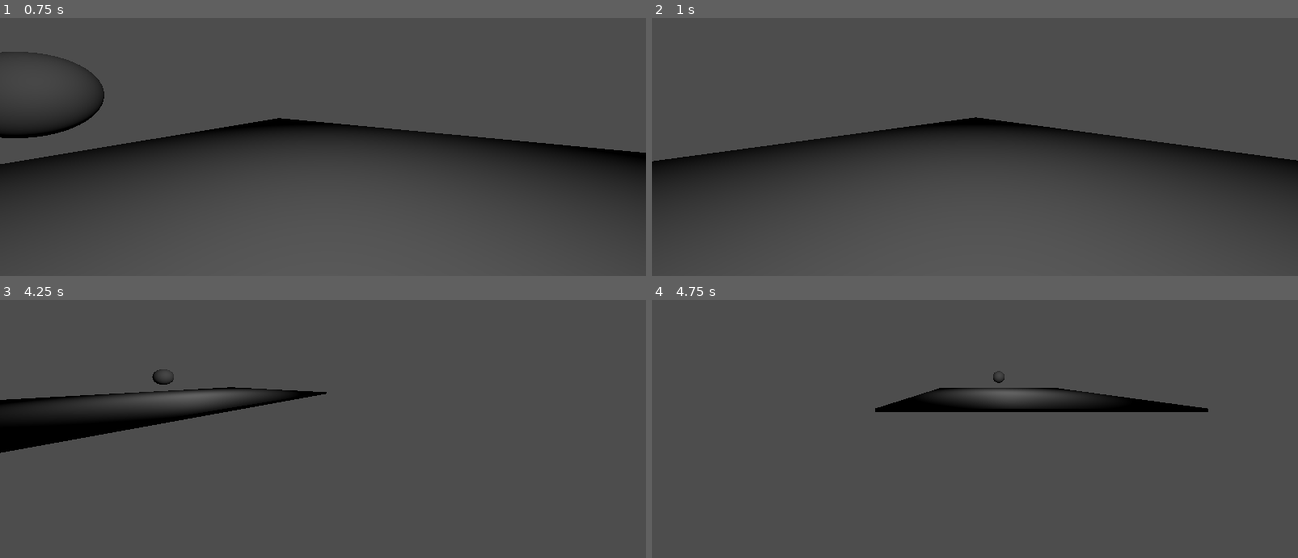
Above: before the commit, frames 1-4 (two rows, left to right).
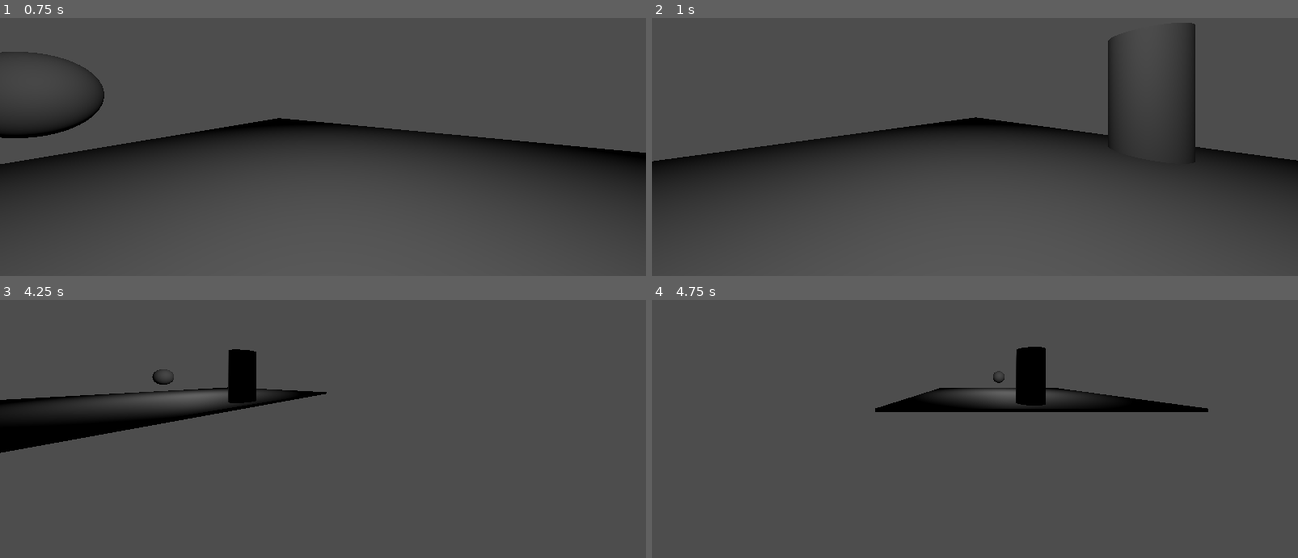
Above: after the commit, the same moments.

Repository: LegandGame/Dungeon-Crawler-Jam-2025
Game: Godot game, scene res://Environment/test_scene.tscn
Same seed, same stepped clock (60 frames per second), same inputs: the game is played once before the commit and once after it.
Inputs:
- Up to frame 1 (0.75 s): tap Enter at 0.5 s; hold W (move_forward) from 0.53 s (still down); hold E (turn_clock) from 0.53 s (still down)
- Up to frame 2 (1 s): keep holding W (move_forward); keep holding E (turn_clock)
- Up to frame 3 (4.25 s): release E (turn_clock) at 1.28 s; tap Q (turn_counter) at 1.35 s; release W (move_forward) at 2.03 s; hold Space (wait) 2.03-2.78 s; hold A (strafe_left) 2.03-3.53 s; tap E (turn_clock) at 2.85 s; tap Space (wait) at 3.5 s; hold S (move_back) from 3.53 s (still down); hold Q (turn_counter) from 3.53 s (still down)
- Up to frame 4 (4.75 s): release S (move_back) at 4.28 s; release Q (turn_counter) at 4.28 s; hold D (strafe_right) from 4.28 s (still down); tap Space (wait) at 4.35 s

Frame 1 is identical in both runs. In frame 2, 2.1% of the frame differs, in the area x 70-85%, y 1-52%; in frame 3, 0.9%; in frame 4, 1.0%.

Commit message:
simple hostages and enemies
added simple hostages (or whatever they are) and enemy functionality (note still need to add proper pathfinding and attacking for enemies)

Also touched up hitbox component a bit to make it easier to use

Diff:
--- a/Common/Health Component/health_component.gd
+++ b/Common/Health Component/health_component.gd
@@ -10,9 +10,9 @@
 	curHealth = maxHealth
 
 func damage(attack : int) -> void:
-	print("DEBUG: health changed")
 	curHealth -= attack
-	clamp(curHealth, 0, maxHealth)
+	print("DEBUG: ", self, " health changed by ", attack, ", now at ", curHealth)
+	curHealth = clamp(curHealth, 0, maxHealth)
 	health_changed.emit(curHealth)
 	if curHealth <= 0:
 		health_empty.emit()
--- a/Common/Hitbox Component/hitbox_component.gd
+++ b/Common/Hitbox Component/hitbox_component.gd
@@ -2,6 +2,8 @@
 
 @export var value : int = 1
 
+func _ready() -> void:
+	area_entered.connect(_on_area_entered)
 
 func _on_area_entered(area: Area3D) -> void:
 	if area is Hurtbox:
--- /dev/null
+++ b/Entites/Enemy/enemy.gd
@@ -0,0 +1,37 @@
+extends Node3D
+
+enum STATES{WANDERING, CHASING}
+var curState : STATES = STATES.WANDERING
+var gotoPosition : Vector3
+var tween
+const TRAVEL_TIME := 0.1
+
+@onready var rayMove := $MovementRaycast
+@onready var health := $Health
+@onready var hurtbox := $Hurtbox
+
+@onready var visionRayFront := $VisionRaycasts/RayCastFront
+@onready var visionRayRight := $VisionRaycasts/RayCastRight
+@onready var visionRayLeft := $VisionRaycasts/RayCastLeft
+@onready var visionRayBack := $VisionRaycasts/RayCastBack
+
+# Called when the node enters the scene tree for the first time.
+func _ready() -> void:
+	get_tree().get_first_node_in_group("player").connect("player_step", move)
+	$Hitbox.monitoring = false	# DEBUG: temporary
+	hurtbox.connect("hurt", health.damage)
+	health.connect("health_empty", die)
+
+# NOTE: temporary setup just to store movement functions we need. need to figure out pathfinding later
+func move() -> void:
+	# NOTE: don't want enemies to be able to side/back step since it looks weird. (we are fine with instant turns)
+	# move forward
+	tween = create_tween()
+	tween.tween_property(self, "transform", transform.translated_local(Vector3.FORWARD * 2), TRAVEL_TIME)
+	# turn clockwise
+	self.transform.rotated_local(Vector3.UP, -PI/2)
+	# turn counter clockwise
+	self.transform.rotated_local(Vector3.UP, PI/2)
+
+func die() -> void:
+	queue_free()
--- /dev/null
+++ b/Entites/Enemy/enemy.tscn
@@ -0,0 +1,58 @@
+[gd_scene load_steps=8 format=3 uid="uid://ccnvmwxx1fwl1"]
+
+[ext_resource type="Script" uid="uid://b5u1gexby67pj" path="res://Common/Hitbox Component/hitbox_component.gd" id="1_ba46g"]
+[ext_resource type="Script" uid="uid://nfp4jje2jjbn" path="res://Entites/Enemy/enemy.gd" id="1_cwpil"]
+[ext_resource type="Script" uid="uid://dnf2o5uulaeks" path="res://Common/Hurtbox Component/hurtbox_component.gd" id="2_cwpil"]
+[ext_resource type="Script" uid="uid://c5snw17oe722c" path="res://Common/Health Component/health_component.gd" id="4_cfso3"]
+
+[sub_resource type="BoxShape3D" id="BoxShape3D_cwpil"]
+
+[sub_resource type="SphereMesh" id="SphereMesh_ylgmt"]
+
+[sub_resource type="BoxShape3D" id="BoxShape3D_ylgmt"]
+
+[node name="Enemy" type="Node3D"]
+script = ExtResource("1_cwpil")
+
+[node name="Hurtbox" type="Area3D" parent="."]
+script = ExtResource("2_cwpil")
+metadata/_custom_type_script = "uid://dnf2o5uulaeks"
+
+[node name="CollisionShape3D" type="CollisionShape3D" parent="Hurtbox"]
+shape = SubResource("BoxShape3D_cwpil")
+
+[node name="MeshInstance3D" type="MeshInstance3D" parent="."]
+mesh = SubResource("SphereMesh_ylgmt")
+
+[node name="VisionRaycasts" type="Node3D" parent="."]
+
+[node name="RayCastFront" type="RayCast3D" parent="VisionRaycasts"]
+target_position = Vector3(0, 0, -20)
+debug_shape_custom_color = Color(1, 0, 0, 1)
+
+[node name="RayCastRight" type="RayCast3D" parent="VisionRaycasts"]
+target_position = Vector3(6, 0, 0)
+debug_shape_custom_color = Color(0, 1, 0, 1)
+
+[node name="RayCastLeft" type="RayCast3D" parent="VisionRaycasts"]
+target_position = Vector3(-6, 0, 0)
+debug_shape_custom_color = Color(1, 1, 0, 1)
+
+[node name="RayCastBack" type="RayCast3D" parent="VisionRaycasts"]
+target_position = Vector3(0, 0, 2)
+debug_shape_custom_color = Color(0, 0, 1, 1)
+
+[node name="Hitbox" type="Area3D" parent="."]
+transform = Transform3D(1, 0, 0, 0, 1, 0, 0, 0, 1, 0, 0, -2)
+script = ExtResource("1_ba46g")
+metadata/_custom_type_script = "uid://b5u1gexby67pj"
+
+[node name="CollisionShape3D" type="CollisionShape3D" parent="Hitbox"]
+shape = SubResource("BoxShape3D_ylgmt")
+
+[node name="MovementRaycast" type="RayCast3D" parent="."]
+target_position = Vector3(0, 0, -2)
+
+[node name="Health" type="Node" parent="."]
+script = ExtResource("4_cfso3")
+metadata/_custom_type_script = "uid://c5snw17oe722c"
--- /dev/null
+++ b/Entites/Hostage/hostage.gd
@@ -0,0 +1,9 @@
+extends Area3D
+
+
+
+func _on_area_entered(area: Area3D) -> void:
+	rescue()
+
+func rescue() -> void:
+	queue_free()
--- /dev/null
+++ b/Entites/Hostage/hostage.tscn
@@ -0,0 +1,31 @@
+[gd_scene load_steps=6 format=3 uid="uid://c1r5j1f33knm"]
+
+[ext_resource type="Script" uid="uid://7bjf00p1f87o" path="res://Entites/Hostage/hostage.gd" id="1_17ml3"]
+[ext_resource type="Script" uid="uid://b5u1gexby67pj" path="res://Common/Hitbox Component/hitbox_component.gd" id="1_suj8x"]
+
+[sub_resource type="BoxShape3D" id="BoxShape3D_17ml3"]
+
+[sub_resource type="CylinderMesh" id="CylinderMesh_suj8x"]
+
+[sub_resource type="BoxShape3D" id="BoxShape3D_suj8x"]
+
+[node name="Hostage" type="Area3D"]
+collision_layer = 8
+script = ExtResource("1_17ml3")
+
+[node name="CollisionShape3D" type="CollisionShape3D" parent="."]
+shape = SubResource("BoxShape3D_17ml3")
+
+[node name="MeshInstance3D" type="MeshInstance3D" parent="."]
+mesh = SubResource("CylinderMesh_suj8x")
+
+[node name="Hitbox" type="Area3D" parent="."]
+collision_layer = 8
+script = ExtResource("1_suj8x")
+value = -3
+metadata/_custom_type_script = "uid://b5u1gexby67pj"
+
+[node name="CollisionShape3D" type="CollisionShape3D" parent="Hitbox"]
+shape = SubResource("BoxShape3D_suj8x")
+
+[connection signal="area_entered" from="." to="." method="_on_area_entered"]
--- a/Entites/player/player.gd
+++ b/Entites/player/player.gd
@@ -6,8 +6,8 @@
 @onready var rayBack : RayCast3D = $RayCastBack
 @onready var rayRight : RayCast3D = $RayCastRight
 @onready var rayLeft : RayCast3D = $RayCastLeft
-@onready var hurtBox : Hurtbox = $HurtboxComponent
-@onready var health : Health = $HealthComponent
+@onready var hurtBox : Hurtbox = $Hurtbox
+@onready var health : Health = $Health
 
 var tween
 signal player_step
--- a/Entites/player/player.tscn
+++ b/Entites/player/player.tscn
@@ -1,12 +1,12 @@
 [gd_scene load_steps=5 format=3 uid="uid://sdyq6qh25kh"]
 
 [ext_resource type="Script" uid="uid://dgwt86b6f81mk" path="res://Entites/player/player.gd" id="1_ra8ty"]
-[ext_resource type="PackedScene" uid="uid://b5wahvoh0rl72" path="res://Common/Hurtbox Component/hurtbox_component.tscn" id="2_cpdef"]
-[ext_resource type="PackedScene" uid="uid://su02eij6xck2" path="res://Common/Health Component/health_component.tscn" id="3_37ufg"]
+[ext_resource type="Script" uid="uid://c5snw17oe722c" path="res://Common/Health Component/health_component.gd" id="3_37ufg"]
+[ext_resource type="Script" uid="uid://dnf2o5uulaeks" path="res://Common/Hurtbox Component/hurtbox_component.gd" id="3_ty0ra"]
 
 [sub_resource type="BoxShape3D" id="BoxShape3D_37ufg"]
 
-[node name="player" type="Node3D"]
+[node name="player" type="Node3D" groups=["player"]]
 script = ExtResource("1_ra8ty")
 
 [node name="Camera3D" type="Camera3D" parent="."]
@@ -15,23 +15,31 @@
 
 [node name="RayCastFront" type="RayCast3D" parent="."]
 target_position = Vector3(0, 0, -2)
+collision_mask = 6
 debug_shape_custom_color = Color(1, 0, 0, 1)
 
 [node name="RayCastRight" type="RayCast3D" parent="."]
 target_position = Vector3(2, 0, 0)
+collision_mask = 6
 debug_shape_custom_color = Color(0, 1, 0, 1)
 
 [node name="RayCastLeft" type="RayCast3D" parent="."]
 target_position = Vector3(-2, 0, 0)
+collision_mask = 6
 debug_shape_custom_color = Color(1, 1, 0, 1)
 
 [node name="RayCastBack" type="RayCast3D" parent="."]
 target_position = Vector3(0, 0, 2)
+collision_mask = 6
 debug_shape_custom_color = Color(0, 0, 1, 1)
 
-[node name="HurtboxComponent" parent="." instance=ExtResource("2_cpdef")]
+[node name="Hurtbox" type="Area3D" parent="."]
+script = ExtResource("3_ty0ra")
+metadata/_custom_type_script = "uid://dnf2o5uulaeks"
 
-[node name="CollisionShape3D" type="CollisionShape3D" parent="HurtboxComponent"]
+[node name="CollisionShape3D" type="CollisionShape3D" parent="Hurtbox"]
 shape = SubResource("BoxShape3D_37ufg")
 
-[node name="HealthComponent" parent="." instance=ExtResource("3_37ufg")]
+[node name="Health" type="Node" parent="."]
+script = ExtResource("3_37ufg")
+metadata/_custom_type_script = "uid://c5snw17oe722c"
--- a/Environment/test_scene.tscn
+++ b/Environment/test_scene.tscn
@@ -1,7 +1,8 @@
-[gd_scene load_steps=7 format=3 uid="uid://lfwam0gb06br"]
+[gd_scene load_steps=8 format=3 uid="uid://lfwam0gb06br"]
 
 [ext_resource type="PackedScene" uid="uid://sdyq6qh25kh" path="res://Entites/player/player.tscn" id="1_c06ff"]
-[ext_resource type="PackedScene" uid="uid://cokraq6bwp8g5" path="res://Common/Hitbox Component/hitbox_component.tscn" id="2_de3vn"]
+[ext_resource type="Script" uid="uid://b5u1gexby67pj" path="res://Common/Hitbox Component/hitbox_component.gd" id="3_1ctfe"]
+[ext_resource type="PackedScene" uid="uid://c1r5j1f33knm" path="res://Entites/Hostage/hostage.tscn" id="3_gbjsn"]
 
 [sub_resource type="BoxMesh" id="BoxMesh_p6cpw"]
 size = Vector3(10, 0.1, 10)
@@ -30,11 +31,17 @@
 transform = Transform3D(1, 0, 0, 0, 1, 0, 0, 0, 1, 0, 2.51503, 0)
 omni_range = 6.31247
 
-[node name="HitboxComponent" parent="." instance=ExtResource("2_de3vn")]
+[node name="Hostage" parent="." instance=ExtResource("3_gbjsn")]
+transform = Transform3D(1, 0, 0, 0, 1, 0, 0, 0, 1, 0, 1, 4)
+
+[node name="Test Hitbox" type="Area3D" parent="."]
 transform = Transform3D(1, 0, 0, 0, 1, 0, 0, 0, 1, 0, 1, -4)
+script = ExtResource("3_1ctfe")
+metadata/_custom_type_script = "uid://b5u1gexby67pj"
 
-[node name="CollisionShape3D" type="CollisionShape3D" parent="HitboxComponent"]
+[node name="CollisionShape3D" type="CollisionShape3D" parent="Test Hitbox"]
 shape = SubResource("BoxShape3D_gbjsn")
 
-[node name="MeshInstance3D" type="MeshInstance3D" parent="HitboxComponent"]
+[node name="MeshInstance3D" type="MeshInstance3D" parent="Test Hitbox"]
 mesh = SubResource("SphereMesh_de3vn")
+skeleton = NodePath("")
--- a/project.godot
+++ b/project.godot
@@ -61,3 +61,10 @@
 "events": [Object(InputEventKey,"resource_local_to_scene":false,"resource_name":"","device":-1,"window_id":0,"alt_press …(195 unchanged characters)…
 ]
 }
+
+[layer_names]
+
+3d_physics/layer_1="Player"
+3d_physics/layer_2="Environment"
+3d_physics/layer_3="Enemy"
+3d_physics/layer_4="Pickup"
Not shown, added: Entites/Enemy/enemy.gd.uid
Not shown, added: Entites/Hostage/hostage.gd.uid
